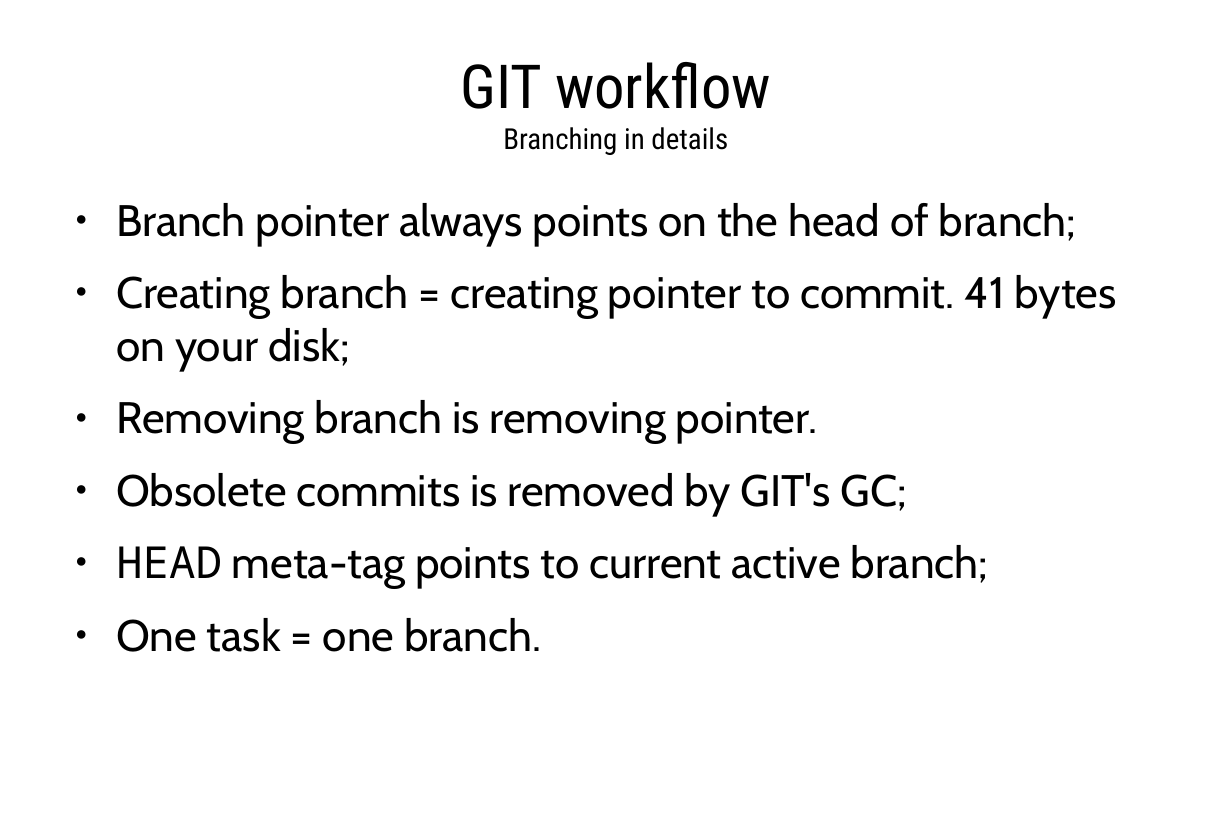
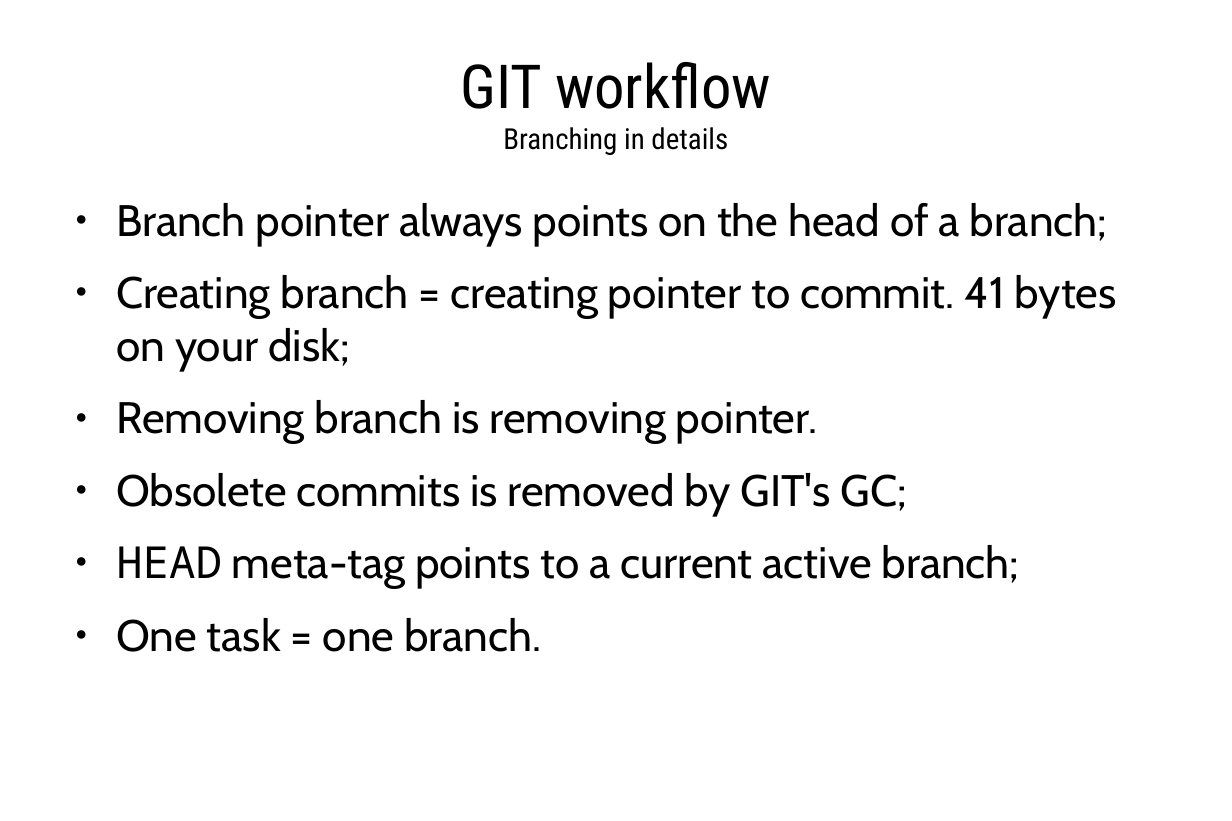
Before and after one commit to 9seconds/WTF-is-GIT-, a slide deck: slide 132 of wtf_is_git.odp. Drawn at 1232x821 pixels with LibreOffice and Linux fonts; fonts in the diff are those of the drawing. Boxes give left, top, right and bottom in pixels: in the first picture for what was removed or moved away, otherwise in the second. Text is boxed around its words. In the diff, an @@ line names an element or a change of style, - is before the commit and + after.

```diff
--- a/wtf_is_git.odp
+++ b/wtf_is_git.odp
@@ text at (116,203,1107,247): text changed @@
-● Branch pointer always points on the head of branch;
+● Branch pointer always points on the head of a branch;
@@ text at (116,545,1019,589): text changed @@
-● HEAD meta-tag points to current active branch;
+● HEAD meta-tag points to a current active branch;
```
Also in this commit, not shown: 1 other file.
